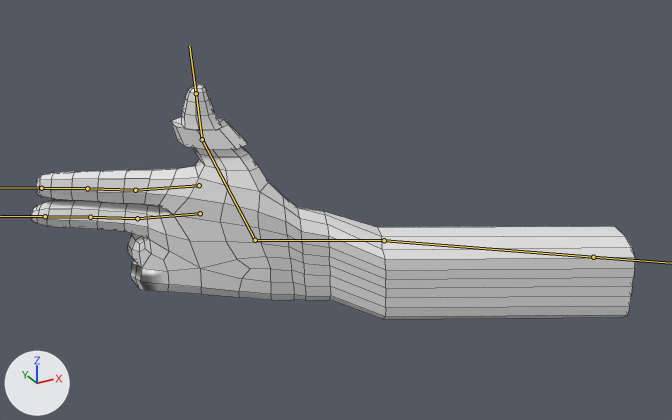
One commit to the FBX model Assets/Player/Hands/LGun.fbx: the scene before it, then after it.
Rendered twice from a 50 mm lens placed at (-12.0, -32.8, 17.2), pointed at (5.2, -1.5, 1.5). The lights are fixed; the arrows at lower left show +X, +Y and +Z. The bones that bend it are drawn over the model as lines. Mesh edges are drawn as thin lines.

In view in the first picture: 'Hand'.
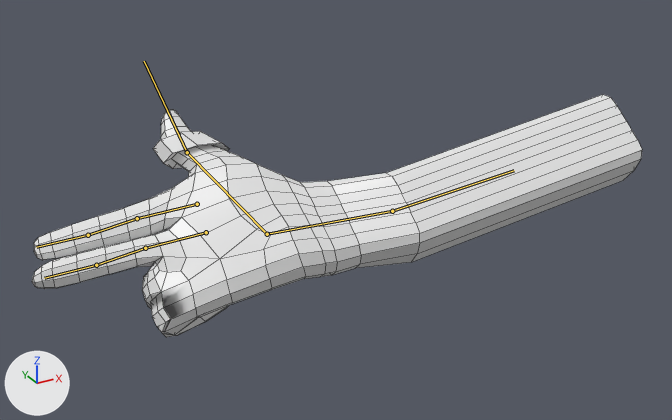
The newer file adds an action. The first version stands in its rest pose; the second is drawn at frame 5 of the action 'Twist'.

Boxes (x1, y1, x2, y2) around the edits, measured in the pictures (672 x 420 px):
'Hand', posed: before (31, 84, 635, 319); after (32, 95, 642, 337)
bone 'Bone', root to tip: before (255, 240) to (202, 139); after (267, 234) to (187, 152)
bone 'Bone.002', root to tip: before (199, 185) to (135, 190); after (197, 204) to (137, 218)
bone 'Bone.005', root to tip: before (200, 213) to (137, 218); after (206, 232) to (145, 248)
bone 'Bone.008', root to tip: before (255, 240) to (384, 240); after (267, 234) to (392, 211)

The edits, one by one:
Bone 'Bone' (bone_bone) moves from (0.0, 0.0, 0.0) to (0.153, 0.071, 0.139).
Bone 'Bone' (bone_bone) turns from (0, 0, 0) to (-35, 40, 6) degrees about its own x, y and z.
Bone 'Bone.002' (bone_bone_002) moves from (0.0, 0.0, 0.0) to (0.011, 0.029, -0.156).
Bone 'Bone.002' (bone_bone_002) turns from (0, 0, 0) to (0, 49, 21) degrees about its own x, y and z.
Bone 'Bone.005' (bone_bone_005) moves from (0.0, 0.0, 0.0) to (-0.166, -0.036, -0.079).
Bone 'Bone.005' (bone_bone_005) turns from (0, 0, 0) to (0, 49, 21) degrees about its own x, y and z.
Bone 'Bone.008' (bone_bone_008) moves from (0.0, 0.0, 0.0) to (0.167, 0.064, 0.127).
Bone 'Bone.008' (bone_bone_008) turns from (0, 0, 0) to (11, -50, 1) degrees about its own x, y and z.
